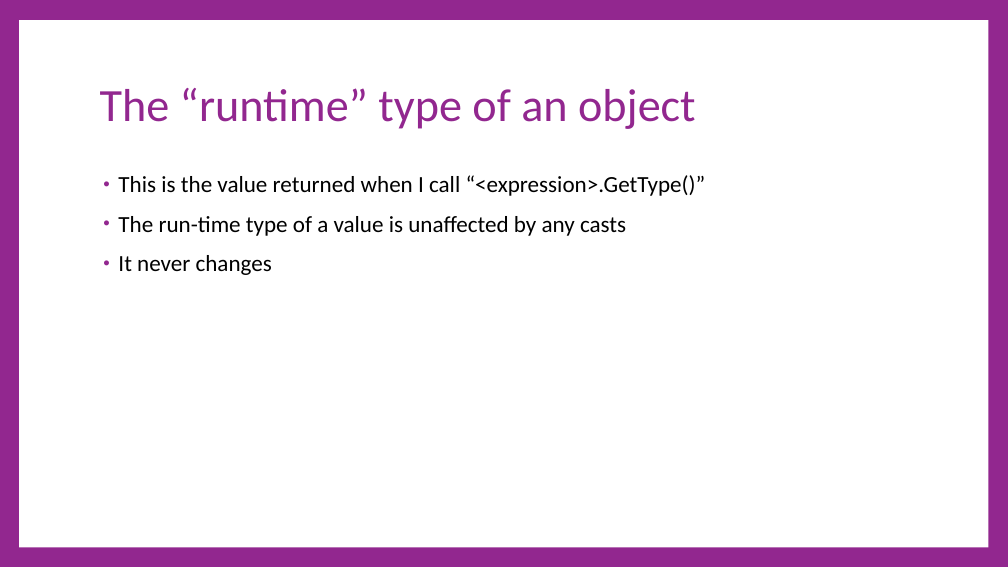
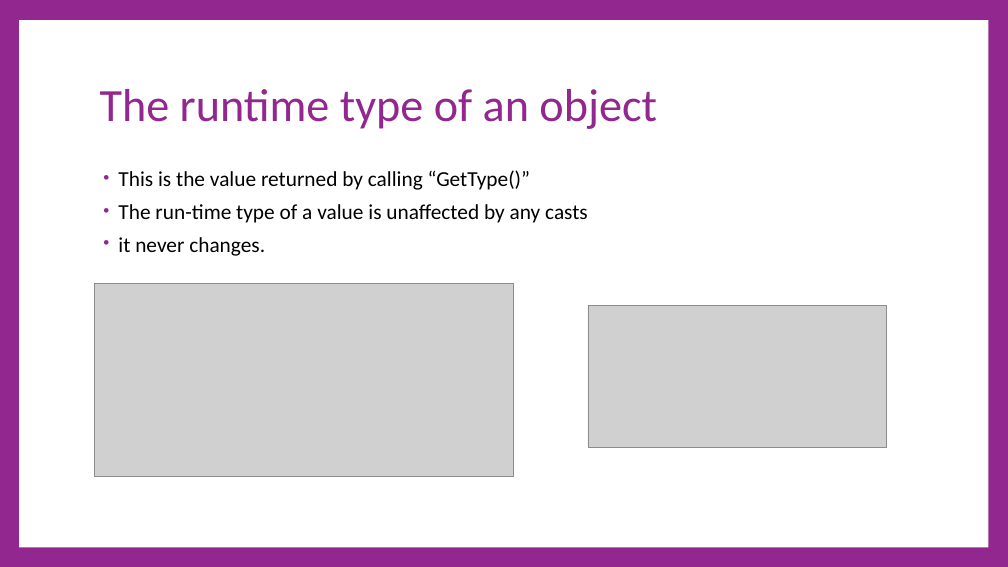
Before and after one commit to cdiggins/cs321, a slide deck: slide 14 of class-notes/cs321-winter-2023-lecture-4-strings.pptx. Drawn at 1008x567 pixels with LibreOffice and Linux fonts; fonts in the diff are those of the drawing; grey boxes stand for pictures. Boxes give left, top, right and bottom in pixels: in the first picture for what was removed or moved away, otherwise in the second. Text is boxed around its words. In the diff, an @@ line names an element or a change of style, - is before the commit and + after.

```diff
--- a/class-notes/cs321-winter-2023-lecture-4-strings.pptx
+++ b/class-notes/cs321-winter-2023-lecture-4-strings.pptx
@@ title at bbox=[100, 89, 657, 129]: text changed @@
-The “runtime” type of an object
+The runtime type of an object
@@ text at bbox=[118, 170, 530, 190]: text changed; size 33 to 30.5 pt @@
-• This is the value returned when I call “<expression>.GetType()”
+• This is the value returned by calling “GetType()”
@@ text at bbox=[118, 204, 588, 223]: size 33 to 30.5 pt in "The run-time type of a value is ..."; line spacing 0.9 to 0.7 @@
@@ text at bbox=[118, 237, 265, 256]: text changed; size 33 to 30.5 pt @@
-• It never changes
+• it never changes.
@@ picture added at bbox=[94, 283, 513, 476] @@
@@ picture added at bbox=[588, 306, 887, 448] @@
```
Also in this commit, not shown: 15 other slides changed, 18 slides added, 12 slides removed, 2 other files.
